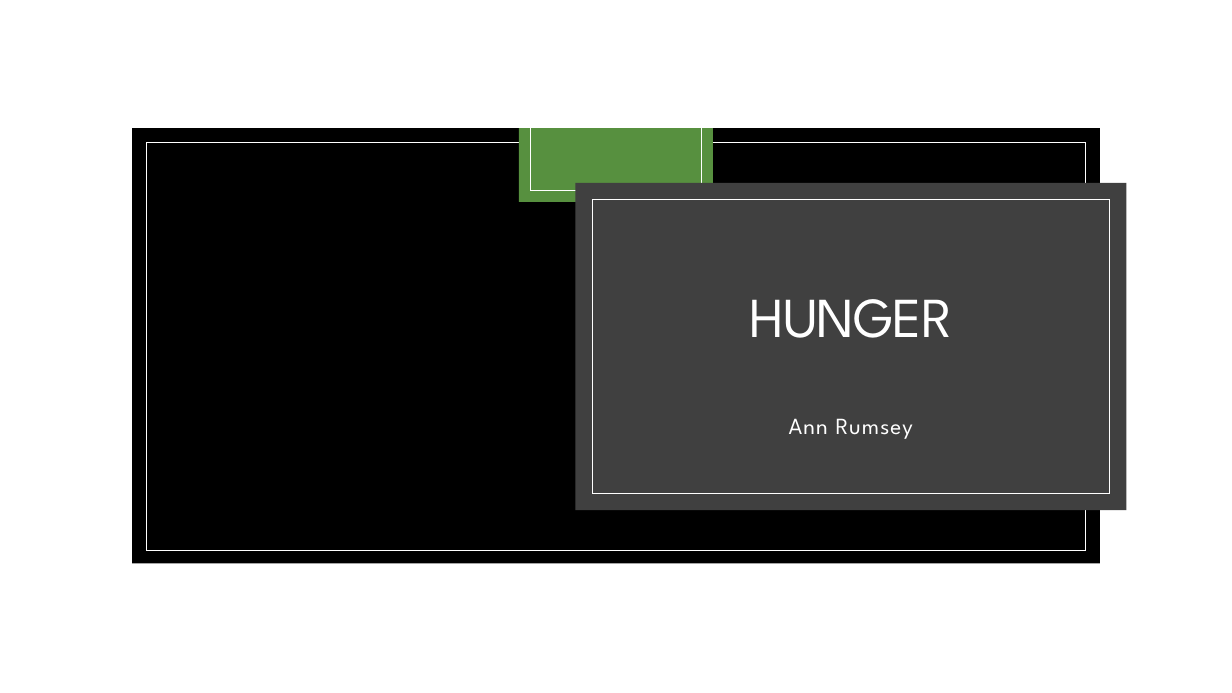
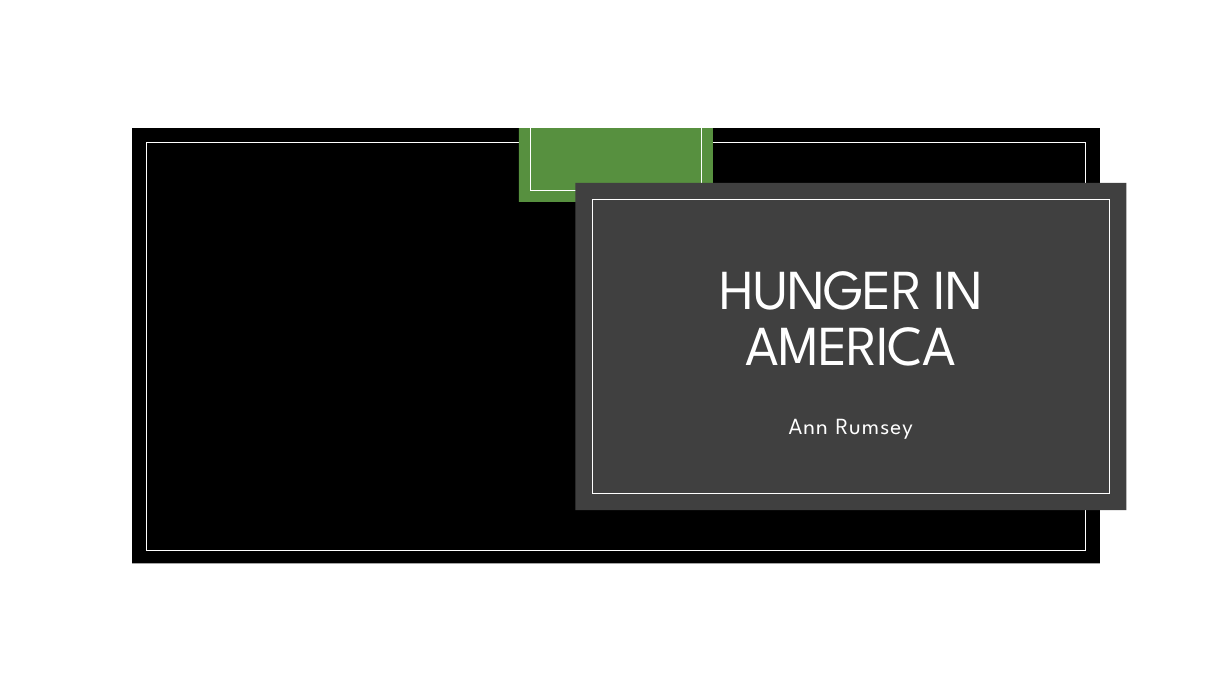
Before and after one commit to annrinTN/capstone_annrumsey, a slide deck: slide 1 of NSS Capstone Ann Rumsey.pptx. Drawn at 1232x693 pixels with LibreOffice and Linux fonts; fonts in the diff are those of the drawing; background and template pictures are left out. Boxes give left, top, right and bottom in pixels: in the first picture for what was removed or moved away, otherwise in the second. Text is boxed around its words. In the diff, an @@ line names an element or a change of style, - is before the commit and + after.

```diff
--- a/NSS Capstone Ann Rumsey.pptx
+++ b/NSS Capstone Ann Rumsey.pptx
@@ title at (720,271,984,366): text changed @@
-HUNGER
+HUNGER IN AMERICA
```
Also in this commit, not shown: 2 other slides changed, 6 slides added, 1 slide removed, 5 other files.
